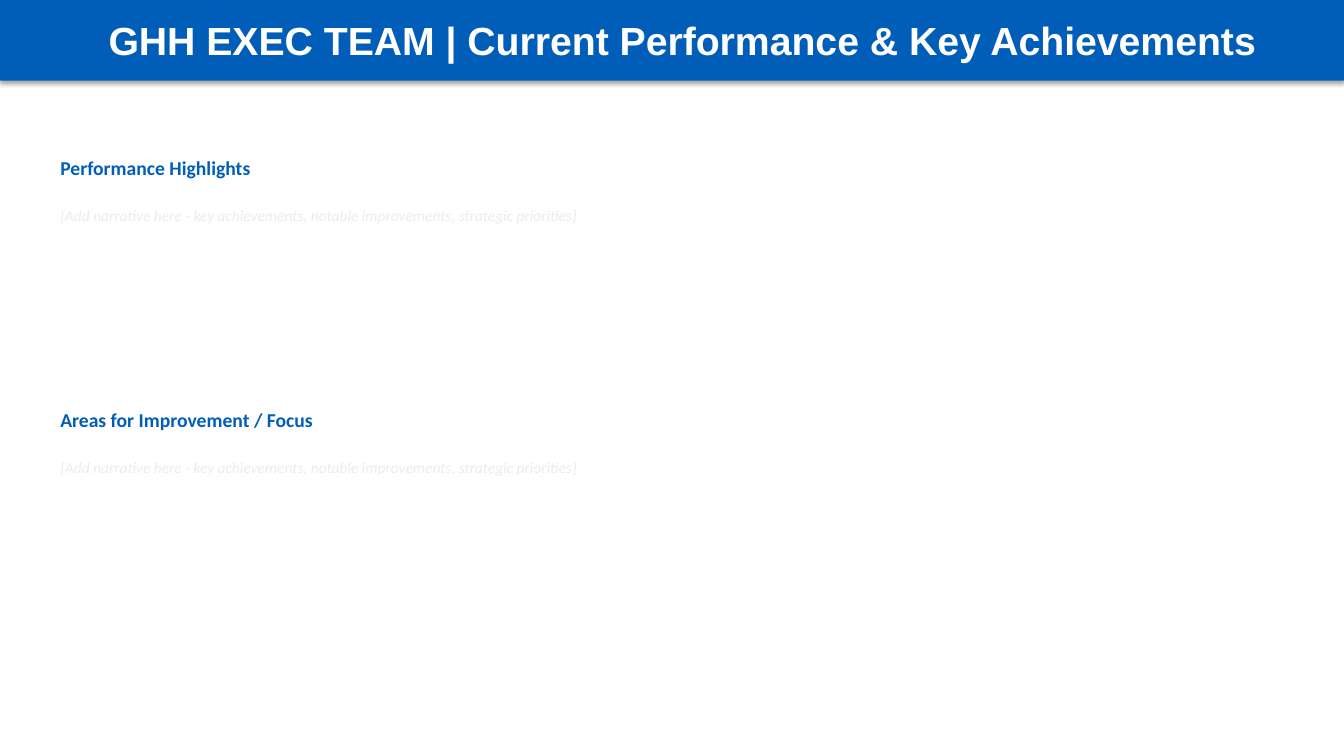
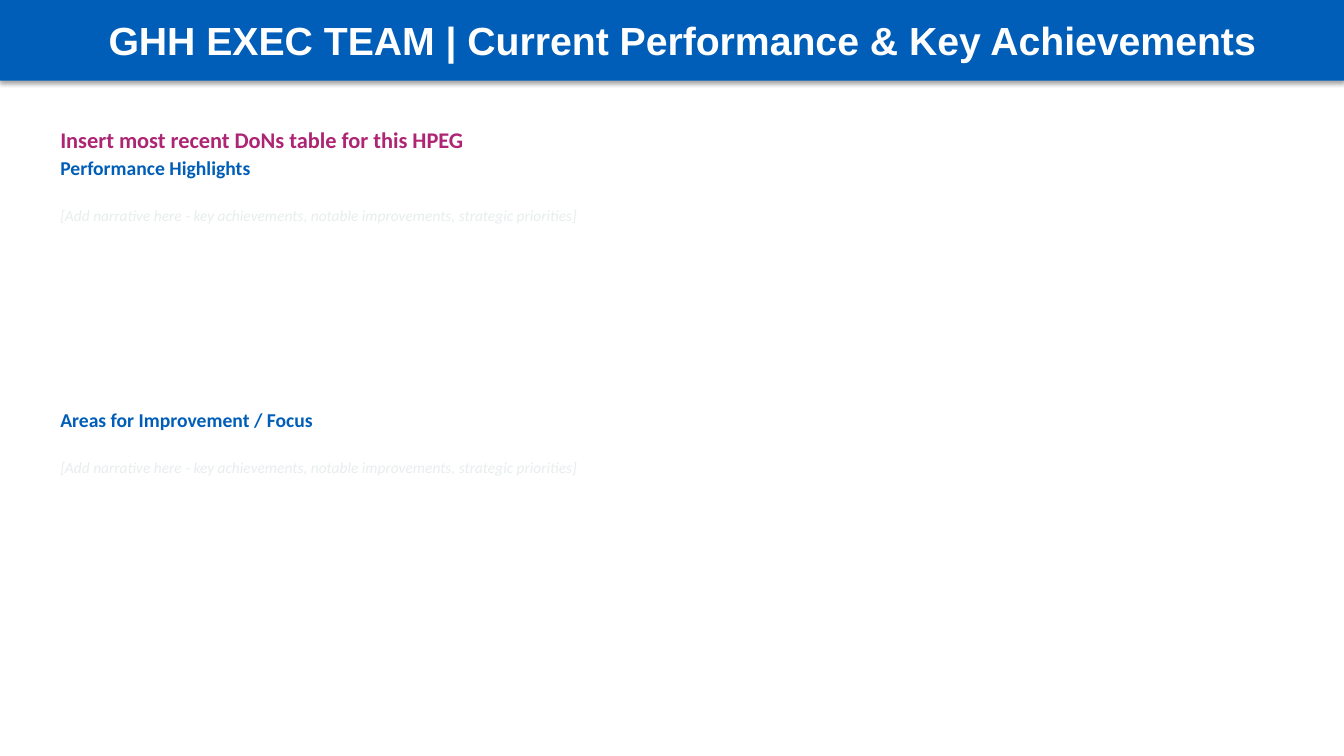
Before and after one commit to Lodd193/HPEG-Reports, a slide deck: slide 18 of outputs/GHH_Exec_Team_Complaints_Sep-2025-Nov-2025.pptx. Drawn at 1344x756 pixels with LibreOffice and Linux fonts; fonts in the diff are those of the drawing. Boxes give left, top, right and bottom in pixels: in the first picture for what was removed or moved away, otherwise in the second. Text is boxed around its words. In the diff, an @@ line names an element or a change of style, - is before the commit and + after.

Commit message:
Update all HPEG reports with demographics charts and improvements

```diff
--- a/outputs/GHH_Exec_Team_Complaints_Sep-2025-Nov-2025.pptx
+++ b/outputs/GHH_Exec_Team_Complaints_Sep-2025-Nov-2025.pptx
@@ text added at box(60, 132, 463, 148), 16 pt, text #AE2573, bold @@
+Insert most recent DoNs table for this HPEG
```
Also in this commit, not shown: 3 other slides changed, 1 slide added, 1 slide removed, 5 other files.
